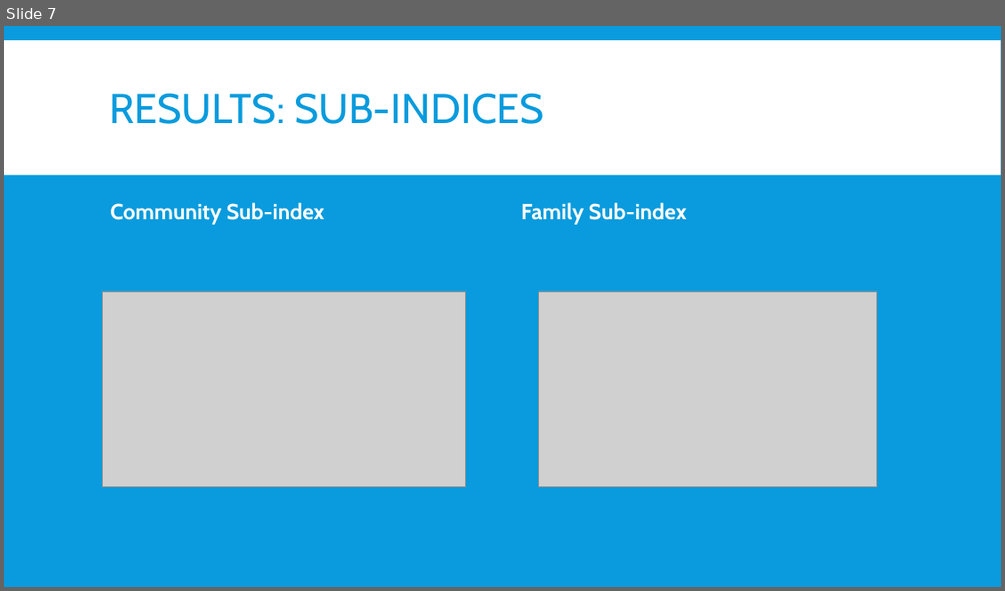
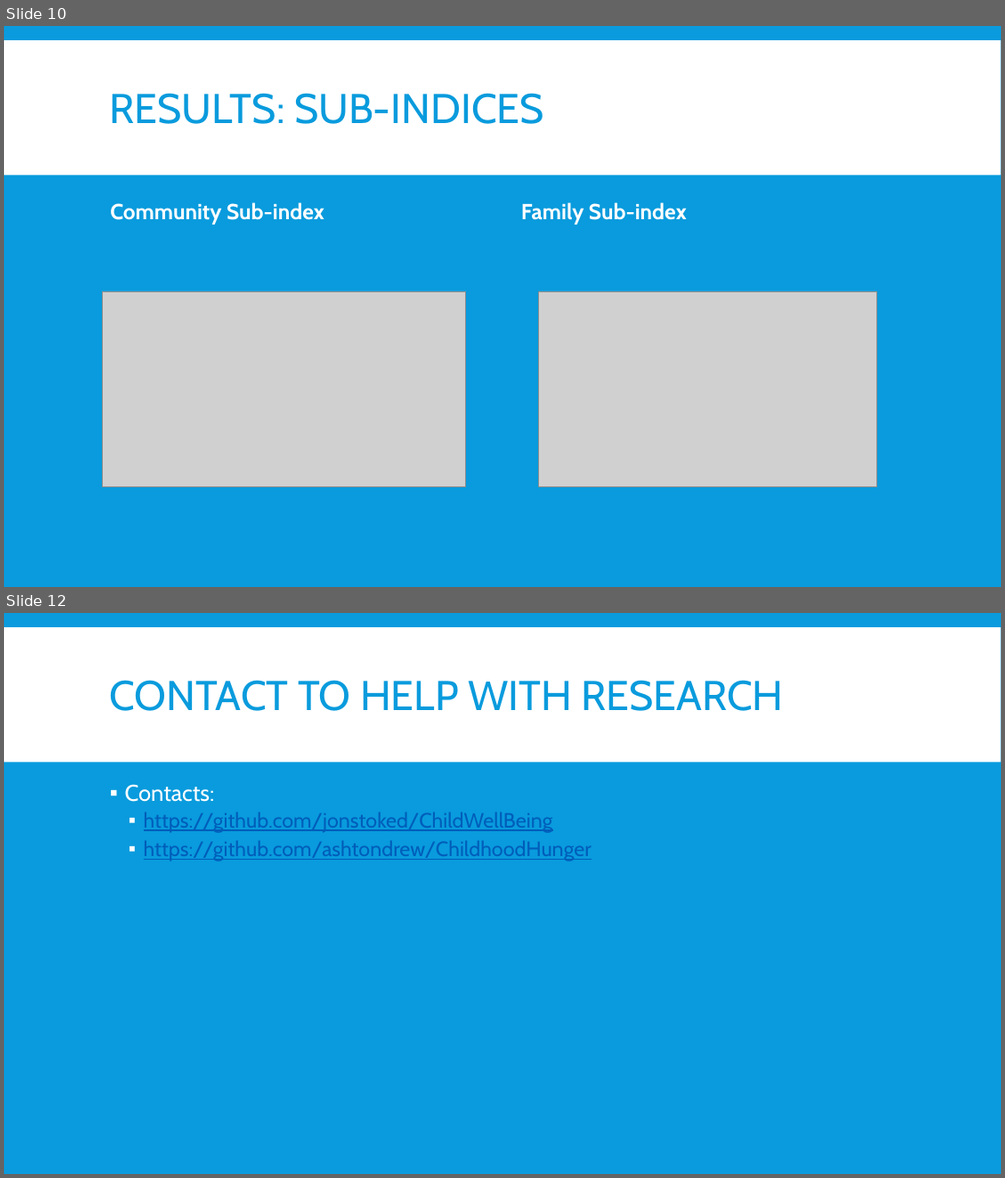
Before and after one commit to mlane3/unitedway, a slide deck: United Way.pptx. Shown one above the other, each under a label of ours: slide 7 before the commit, slides 10 and 12 after it; the slides between them are not shown. The pictures are 1005x591 and 1005x1178 pixels, drawn with LibreOffice and Linux fonts; fonts in the diff are those of the drawing; grey boxes stand for pictures. Boxes give left, top, right and bottom in pixels: in the first picture for what was removed or moved away, otherwise in the second. Text is boxed around its words. In the diff, an @@ line names an element or a change of style, - is before the commit and + after.

```diff
--- a/United Way.pptx
+++ b/United Way.pptx
@@ slide 12 added at [4,613,1001,1174], background #099BDD; not listed: 1 template element that a slide beside it also shows @@
@@ title added at [110,680,783,711], 40 pt, text #099BDD @@
+CONTACT TO HELP WITH RESEARCH
@@ text added at [125,784,591,861], 20 pt, text #005DBA, underline @@
+▪ Contacts:
+  ▪ https://github.com/jonstoked/ChildWellBeing
+  ▪ https://github.com/ashtondrew/ChildhoodHunger
@@ what was slide 7 is now slide 10 @@
```
Also in this commit, not shown: 1 slide changed, 5 other slides added.
